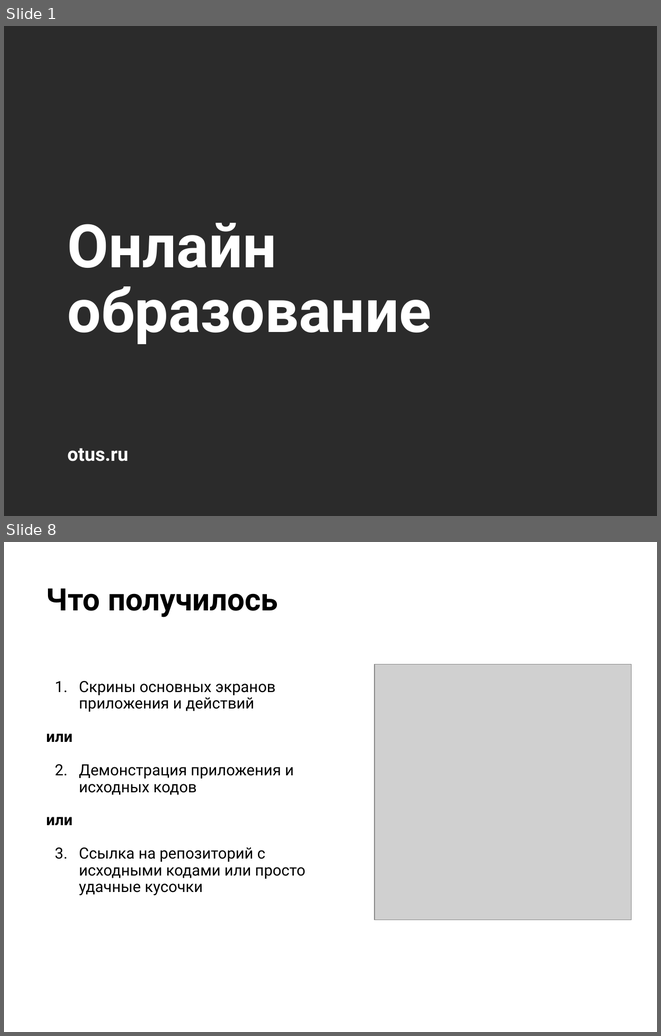
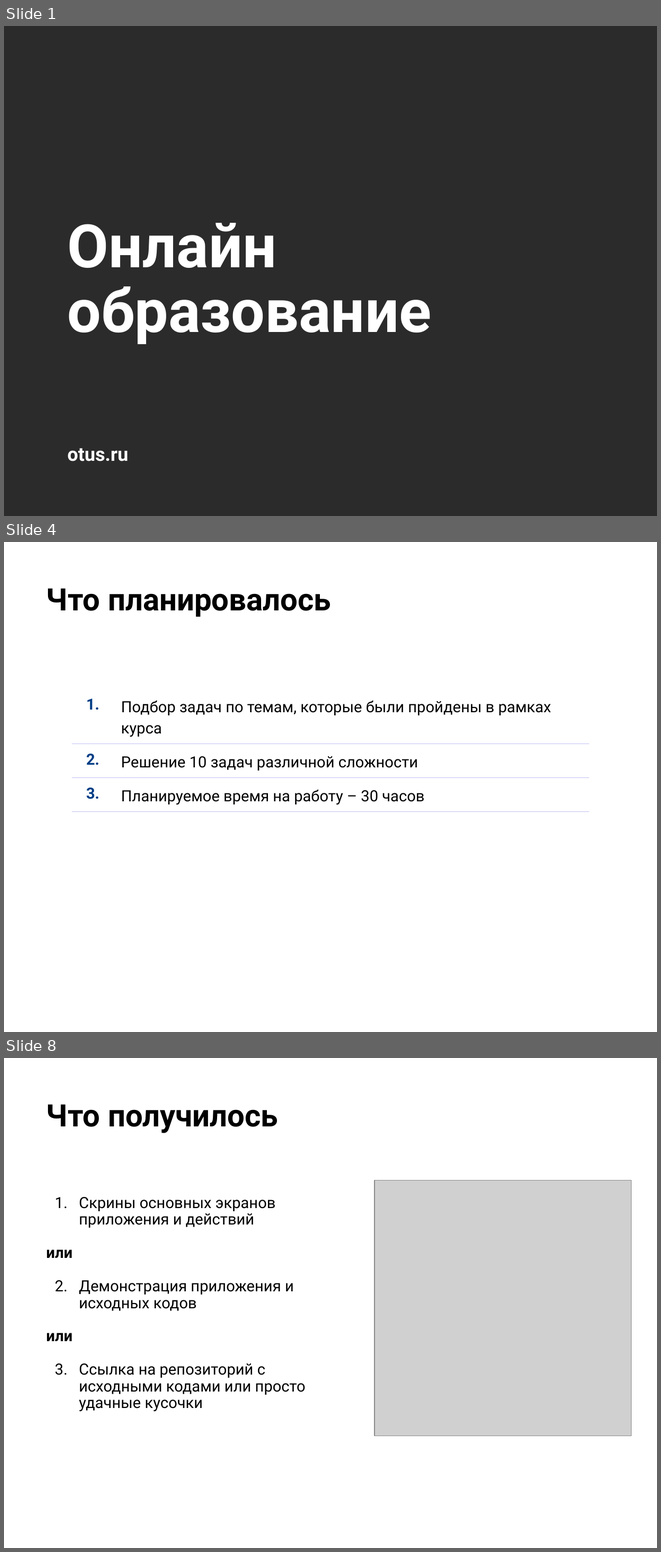
Before and after one commit to KateKorotkova/Otus.ProjectWork, a slide deck: Otus.ProjectWork.pptx. Shown one above the other, each under a label of ours: slides 1 and 8 before the commit, slides 1, 4 and 8 after it; the slides between them are not shown. The pictures are 661x1036 and 661x1552 pixels, drawn with LibreOffice and Linux fonts; fonts in the diff are those of the drawing; grey boxes stand for pictures; background and template pictures are left out; a plain dark background stands for a picture behind light text. Boxes give left, top, right and bottom in pixels: in the first picture for what was removed or moved away, otherwise in the second. Text is boxed around its words. In the diff, an @@ line names an element or a change of style, - is before the commit and + after.

```diff
--- a/Otus.ProjectWork.pptx
+++ b/Otus.ProjectWork.pptx
@@ slide 4 added at (4, 542, 657, 1032), background picture (left out) @@
@@ title added at (46, 588, 331, 617), 34 pt, text #000000, bold @@
+Что планировалось
@@ table added at (72, 689, 589, 813), 3 rows, 2 columns @@
+1. | Подбор задач по темам, которые были пройдены в рамках курса
+2. | Решение 10 задач различной сложности
+3. | Планируемое время на работу – 30 часов
```
Also in this commit, not shown: 3 slides changed, 3 other slides added, 11 slides removed.
